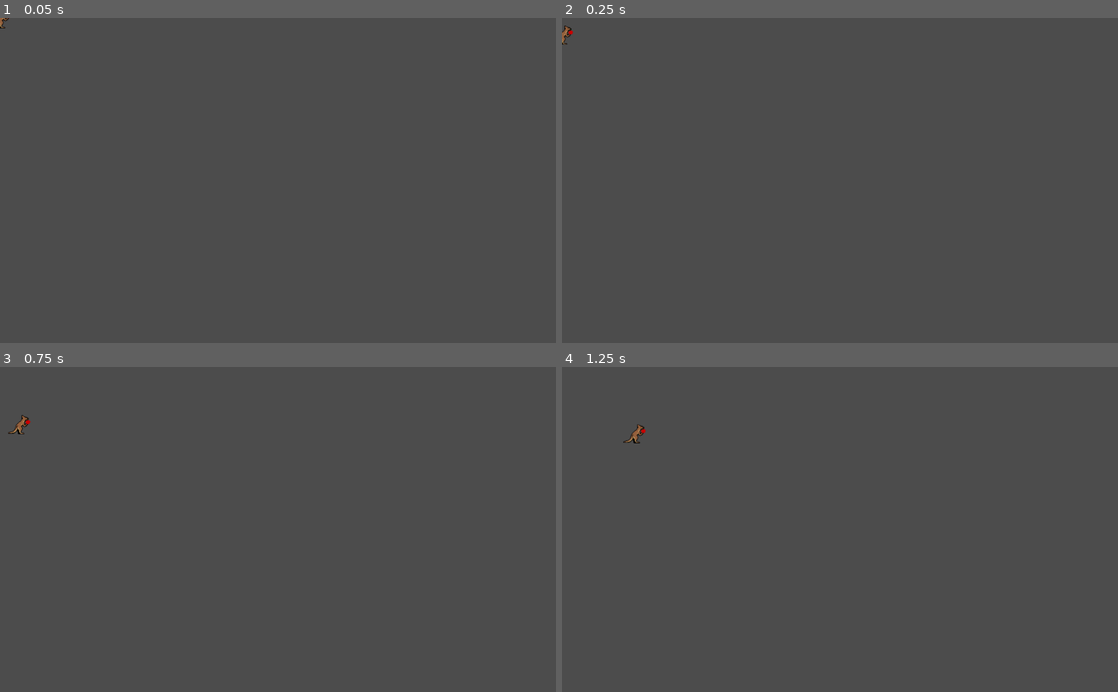
Above: before the commit, frames 1-4 (two rows, left to right).
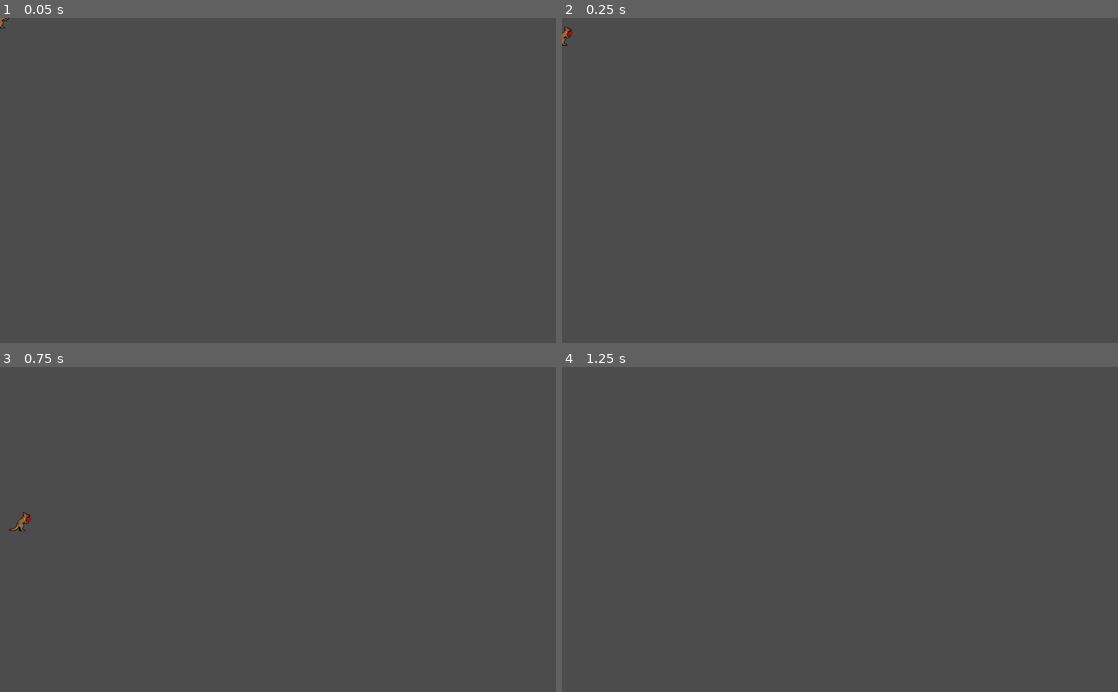
Above: after the commit, the same moments.

Repository: MellowM00se/Godot_Game_Jam
Game: Godot game, scene res://Actors/Player/Kangaroo.tscn
Two runs of this game, one before a commit and one after it. Both use one fixed random seed, a clock stepped at 60 frames per second and the inputs below. The project has no main scene, so this scene is started directly.
Inputs:
- Up to frame 1 (0.05 s): no input
- Up to frame 2 (0.25 s): no input
- Up to frame 3 (0.75 s): hold Right (move_right) from 0.53 s (still down)
- Up to frame 4 (1.25 s): keep holding Right (move_right); tap Space (jump) at 0.77 s

Frame 1 is identical in both runs. In frame 2, less than 0.1% of the frame differs, in the area x 0-2%, y 2-9%; in frame 3, 0.2%, in the area x 1-6%, y 14-51%; in frame 4, 0.1%.

Commit message:
Fixed player friction

Diff:
--- a/Actors/Inherited/PlayerBase.gd
+++ b/Actors/Inherited/PlayerBase.gd
@@ -5,9 +5,10 @@
 enum Move {JUMP, FALL, STAND}
 
 const GRAVITY = 1000.0
-const FALL_MODIFIER = 2.0
+const FALL_MODIFIER = 2.5
 const FRICTION = 500.0
-const MAX_SPEED = 200.0
+const MAX_WALK_SPEED = 200.0
+const MAX_FALL_SPEED = 700.0
 
 export(int) var walk_speed = 100
 export(int) var jump_speed = 500
@@ -30,6 +31,7 @@
 # private methods
 func _move_player(delta):
 	velocity.x += _get_x_movement() * walk_speed
+	velocity.x = _apply_friction(delta)
 	velocity.y -= _get_jump() * jump_speed
 	velocity.y += _get_gravity() * delta
 	velocity = _limit_velocity()
@@ -67,10 +69,19 @@
 
 
 func _limit_velocity() -> Vector2:
-	if velocity.y > 0 and velocity.length() > MAX_SPEED:
-		return velocity.normalized() * MAX_SPEED
-	else:
-		return velocity
+	var new_vel = velocity
+	if abs(new_vel.x) > MAX_WALK_SPEED:
+		new_vel.x = sign(new_vel.x) * MAX_WALK_SPEED
+	if new_vel.y > MAX_FALL_SPEED:
+		new_vel.y = MAX_FALL_SPEED
+	return new_vel
+
+
+func _apply_friction(delta) -> float:
+	var xlen = abs(velocity.x)
+	var xsign = sign(velocity.x)
+	xlen = max(0, xlen - FRICTION * delta)
+	return xlen * xsign
 
 
 func _set_move_state():
